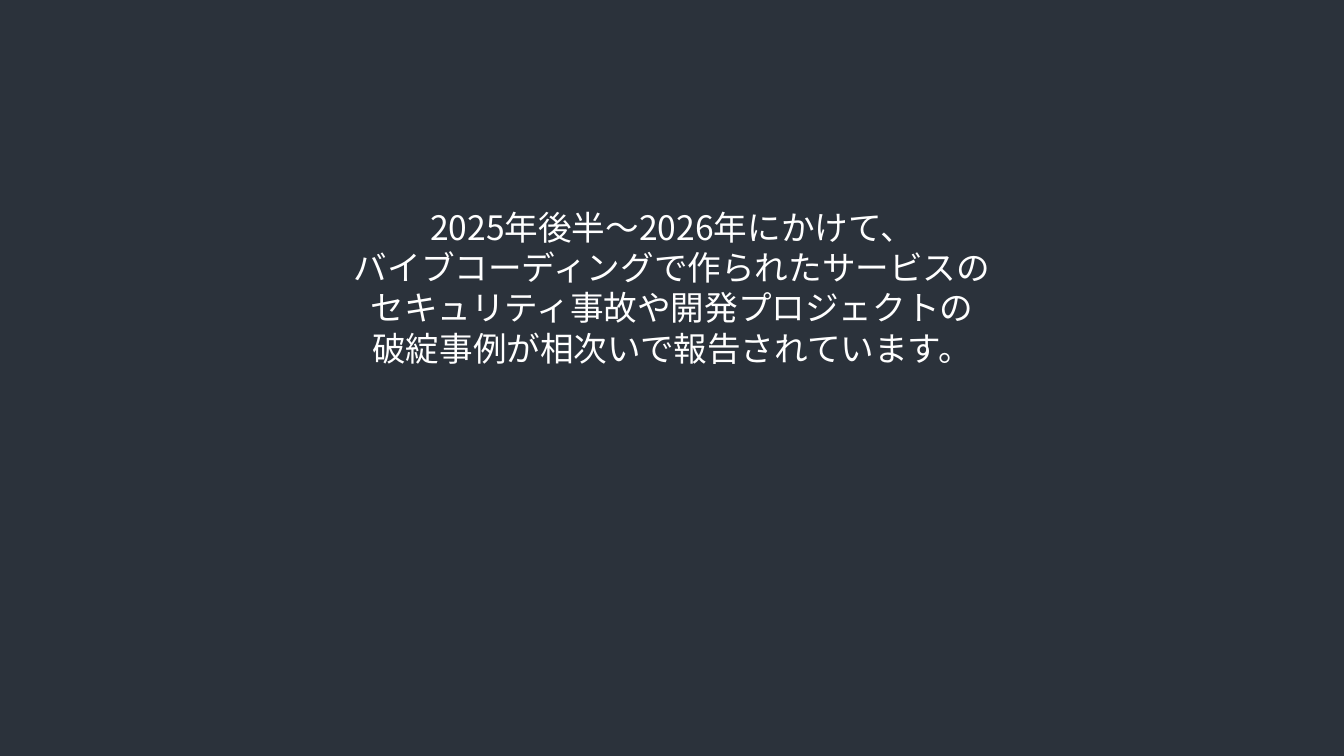
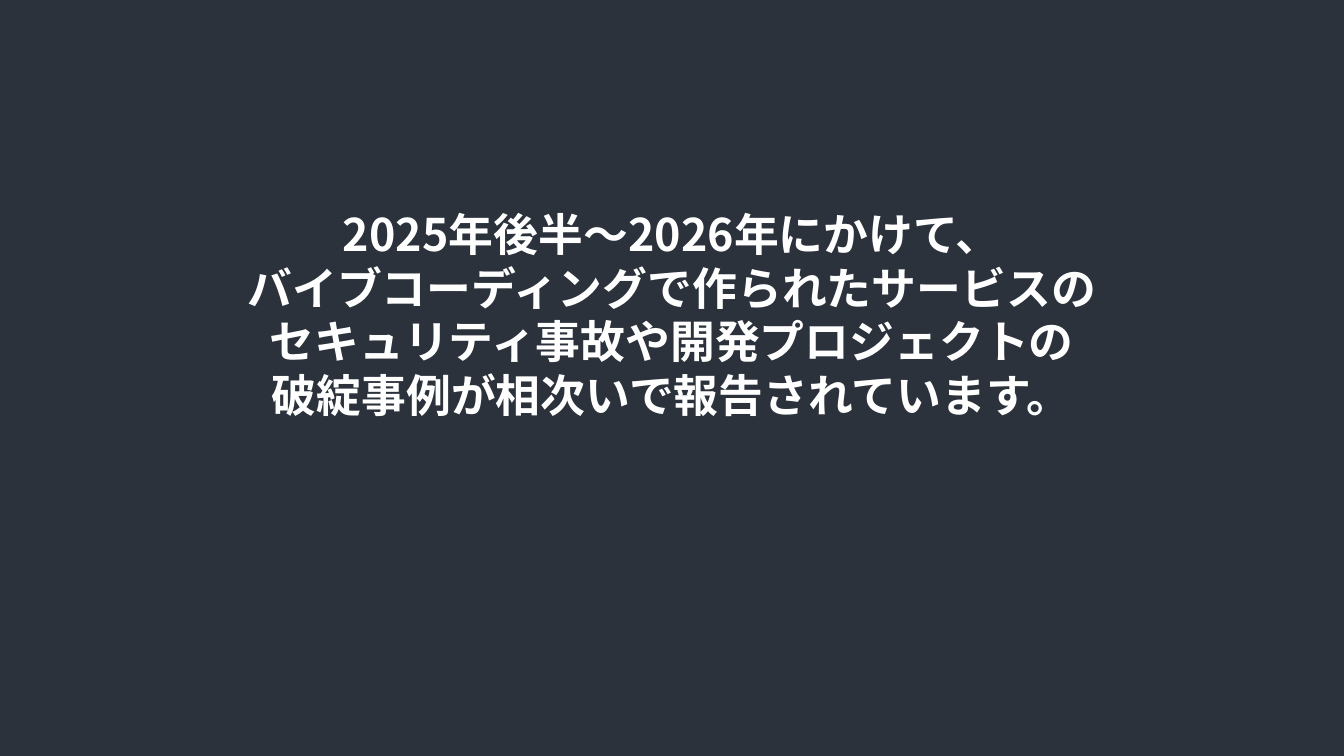
Before and after one commit to narudev4/Walkers_naru, a slide deck: slide 2 of 05_development/youtube/_shared/template-slides.pptx. Drawn at 1344x756 pixels with LibreOffice and Linux fonts; fonts in the diff are those of the drawing. Boxes give left, top, right and bottom in pixels: in the first picture for what was removed or moved away, otherwise in the second. Text is boxed around its words. In the diff, an @@ line names an element or a change of style, - is before the commit and + after.

Commit message:
feat(yt-script,yt-slides): 冒頭3枚の品質向上（離脱率対策）
冒頭スライド1〜3を視聴継続率対策に特化。手動修正版の知見を反映。

【yt-script SKILL.md】
- 冒頭1〜3枚の質的ルール追加: タグ/サブタイ廃止、セリフ抽出型、内容リスト型
- 専門用語ルール L1+L2 追加: 列挙禁止、冒頭は素人言葉、判定基準（中学生に通じるか）
- 担当者名「やまぐち」をひらがな固定（漢字「山口」誤読「やのうち」事故対策）
- 品質チェックリストに新ルール6項目追加

【yt-slides SKILL.md / yt_slide_engine.py】
- JSON スキーマから tag/subtitle 廃止
- text タイプを Slide5 (24pt) ベース → Slide2 (32pt Bold hero) ベースに変更
- copy_slide_replace_text の改行行フォント継承バグ修正（2行目以降が常に24pt固定だった）
- ①〜⑨ で始まる行は左揃え + marL 2.1 inch（ブロック中央寄り表示）

【template-slides.pptx】
- Slide1: タグ TextBox 非表示化、タイトル上移動・3行対応高さ拡大、
  区切り線を「株式会社Walkers」の下に移動、会社紹介を上に詰め
- Slide2/3: 本文を 24pt → 32pt Bold に変更

```diff
--- a/05_development/youtube/_shared/template-slides.pptx
+++ b/05_development/youtube/_shared/template-slides.pptx
@@ text "2025年後半〜2026年にかけて、" at bbox=[247, 213, 1095, 416]: size 24 to 32 pt, bold on @@
```
Also in this commit, not shown: 2 other slides changed, 3 other files.
